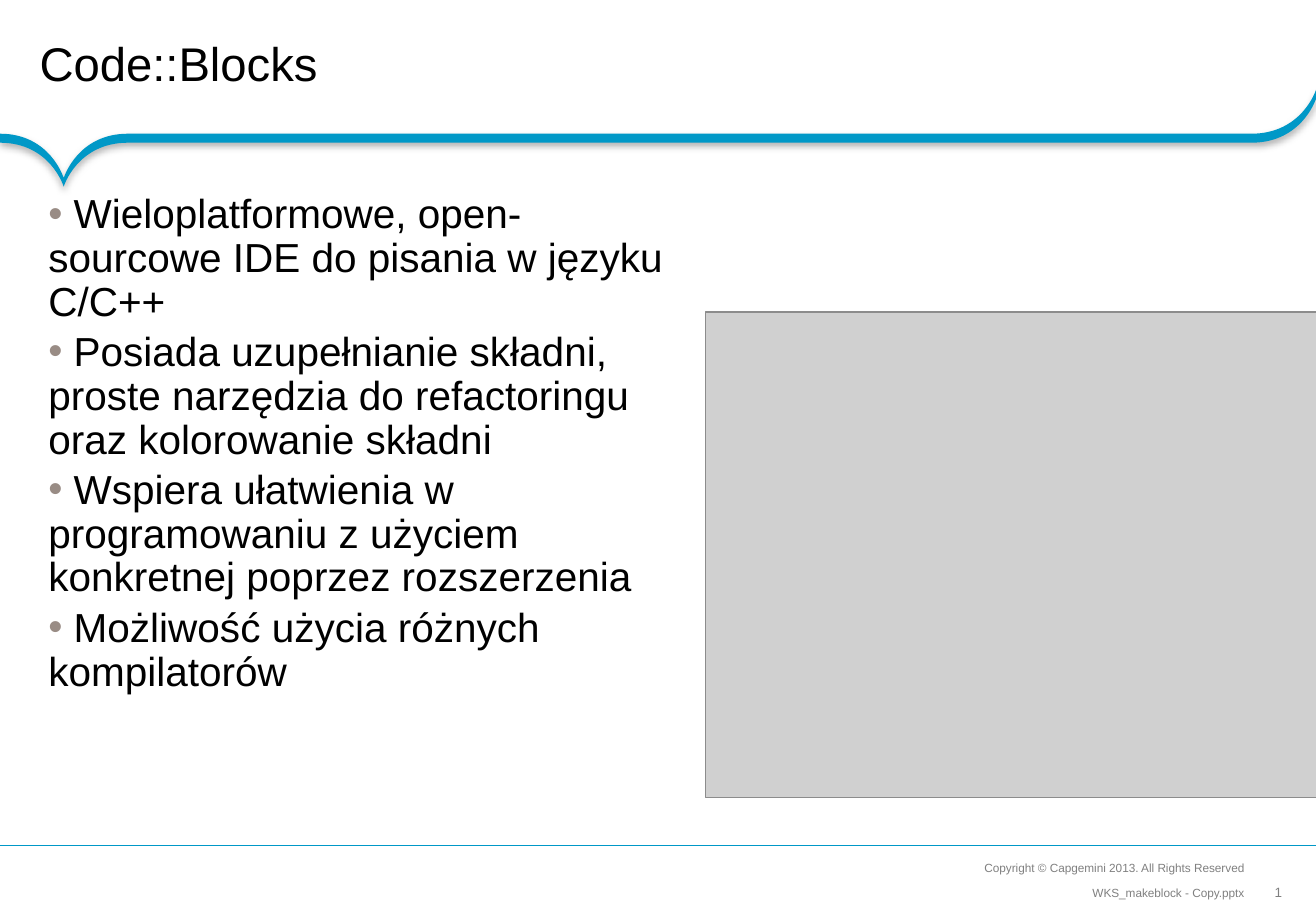
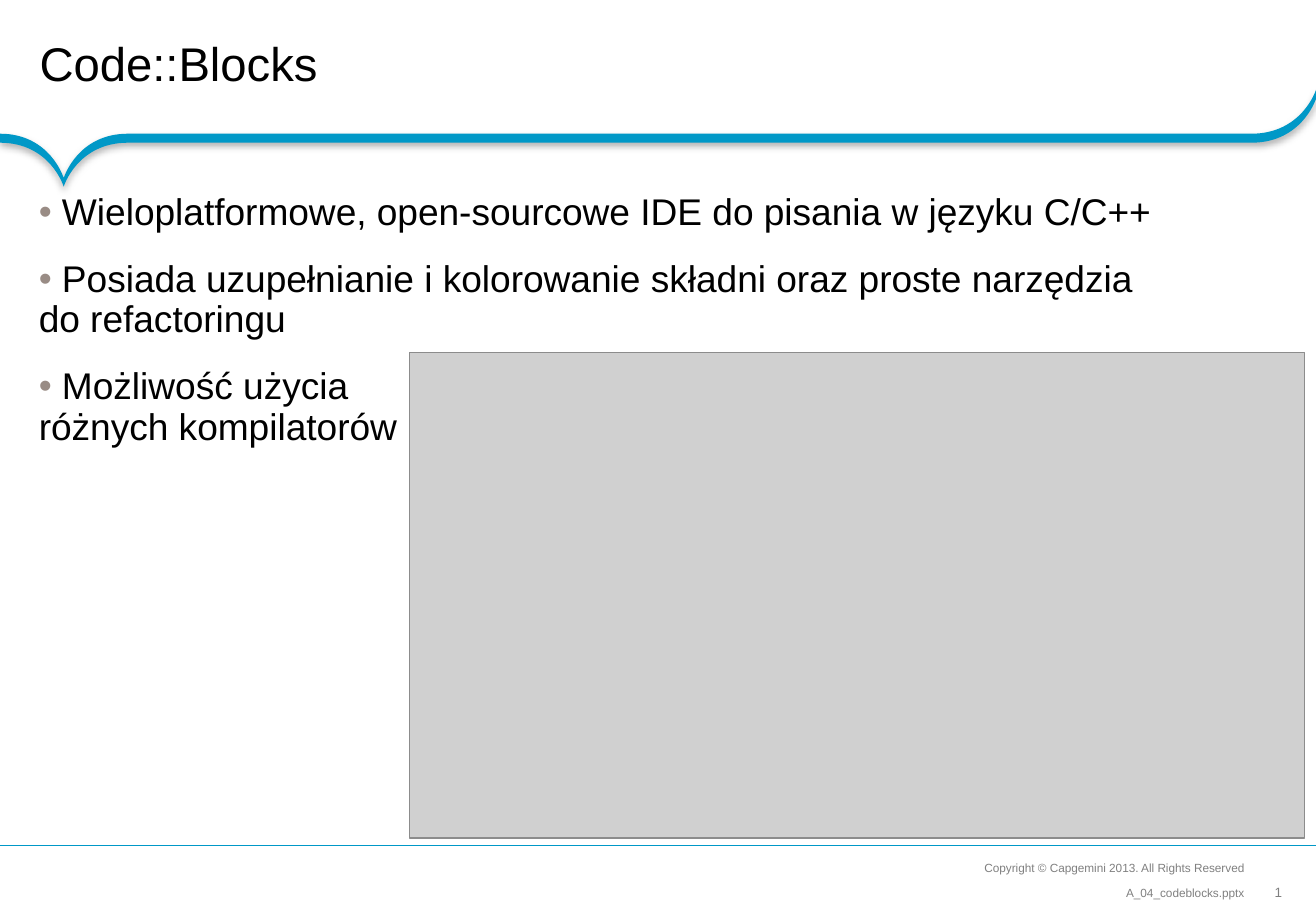
Before and after one commit to RoboCap/arduino, a slide deck: slide 1 of wks/A_04_codeblocks.pptx. Drawn at 1316x911 pixels with LibreOffice and Linux fonts; fonts in the diff are those of the drawing; grey boxes stand for pictures; background and template pictures are left out. Boxes give left, top, right and bottom in pixels: in the first picture for what was removed or moved away, otherwise in the second. Text is boxed around its words. In the diff, an @@ line names an element or a change of style, - is before the commit and + after.

```diff
--- a/wks/A_04_codeblocks.pptx
+++ b/wks/A_04_codeblocks.pptx
@@ text "Wieloplatformowe, open-sourcowe IDE do pisania ...": place and size @@
-text "Wieloplatformowe, open-sourcowe IDE do pisania ..." at (48,198,663,693)
+text "Wieloplatformowe, open-sourcowe IDE do pisania ..." at (39,198,1151,446)
@@ text at (39,198,1151,446): size 24 to 22 pt in "Wieloplatformowe, open-sourcowe IDE do pisania w języku ...", "Możliwość użycia różnych kompilatorów"; more space between paragraphs @@
@@ text at (39,265,1133,339): text changed; size 24 to 22 pt @@
-• Posiada uzupełnianie składni, proste narzędzia do refactoringu oraz kolorowanie składni
-• Wspiera ułatwienia w programowaniu z użyciem konkretnej poprzez rozszerzenia
+• Posiada uzupełnianie i kolorowanie składni oraz proste narzędzia
+  do refactoringu
@@ picture: place and size @@
-picture at (706,312,1316,798)
+picture at (410,352,1305,838)
@@ text at (1126,888,1244,899): text changed @@
-WKS_makeblock - Copy.pptx
+A_04_codeblocks.pptx
```
Also in this commit, not shown: 4 other slides changed, 1 slide added.
